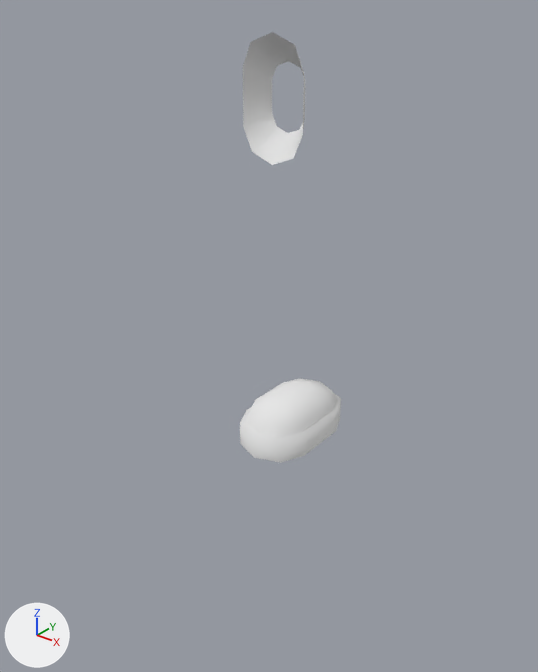
What one commit did to the Blender file base/models/objects/industrial/lamp/lamp.blend.
Before and after are seen from a camera (50 mm lens) standing at (5.11, -6.88, 5.34) and looking at (-0.75, 0.45, 0.8). The axes (+X, +Y, +Z) are drawn at lower left. The lights are the same throughout.

The scene before the commit, as lines of its bpy script (objects in view):
```python
me_circle = bpy.data.meshes.new('Circle')
me_circle.from_pydata(...)  # 100 vertices, 83 faces; spans x -0.48..0.48, y -0.8..0.8, z -0.23..0.38
me_circle.polygons.foreach_set('use_smooth', [True] * 83)
me_circle.materials.append(mat_material)  # its picture is missing
me_circle_004 = bpy.data.meshes.new('Circle.004')
me_circle_004.from_pydata(...)  # 20 vertices, 10 faces; spans x -1.57..1.57, y -2.91..2.91, z 0.18..1.27
me_circle_004.polygons.foreach_set('use_smooth', [True] * 10)
me_circle_004.materials.append(mat_material_001)  # its picture is missing
ob_circle = bpy.data.objects.new('Circle', me_circle)
ob_circle.location = (0.0, 0.0, 0.0)
ob_circle_001 = bpy.data.objects.new('Circle.001', me_circle_004)
ob_circle_001.location = (-3.6, 4.66, 3.28)
ob_circle_001.rotation_euler = (1.571, 0.0, 0.0)  # degrees (90, 0, 0)
ob_circle_001.scale = (0.442, 0.398, 0.442)
```
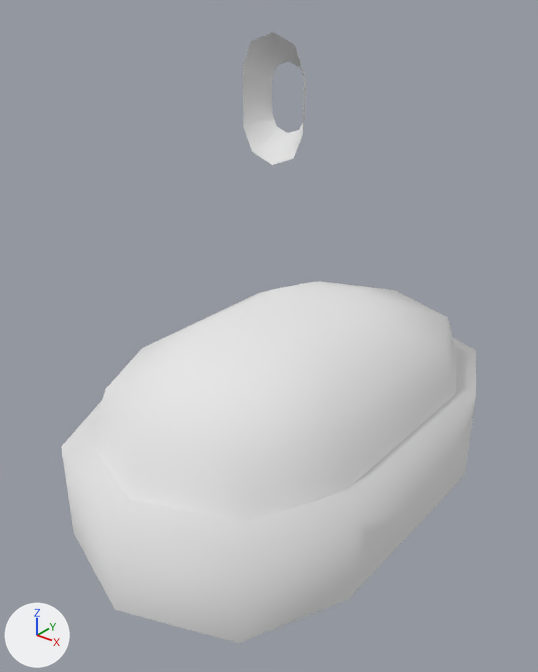
Boxes (x1, y1, x2, y2) around the edits, measured in the pictures (538 x 672 px):
'Circle', rescaled (308% wider, 322% taller): before (240, 378, 341, 463); after (61, 281, 476, 643)

The change, as a list of edits to the scene's bpy script:
```text
Change ob_circle:
    ob_circle.scale: (1.0, 1.0, 1.0) -> (4.0, 4.0, 4.0)
```
